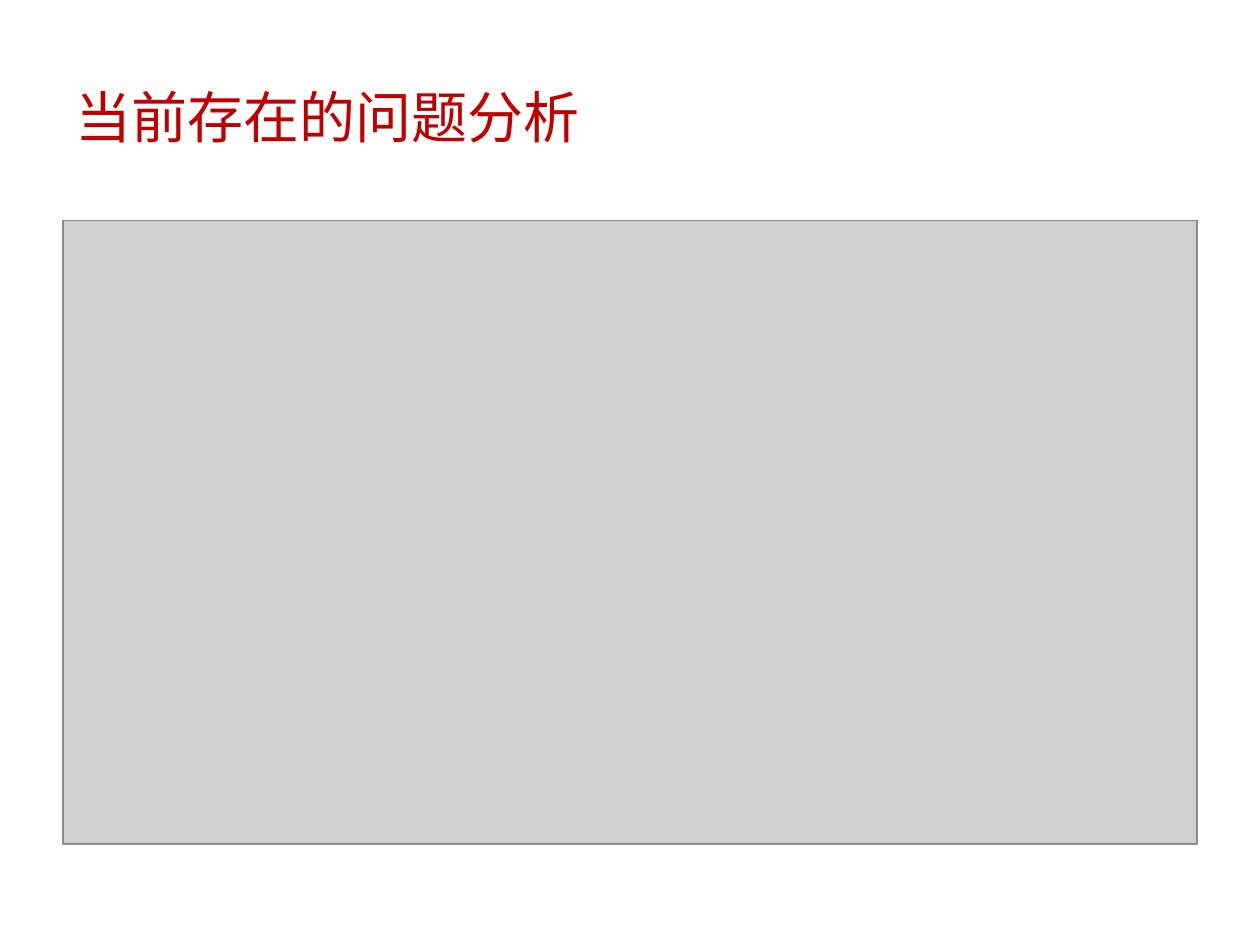
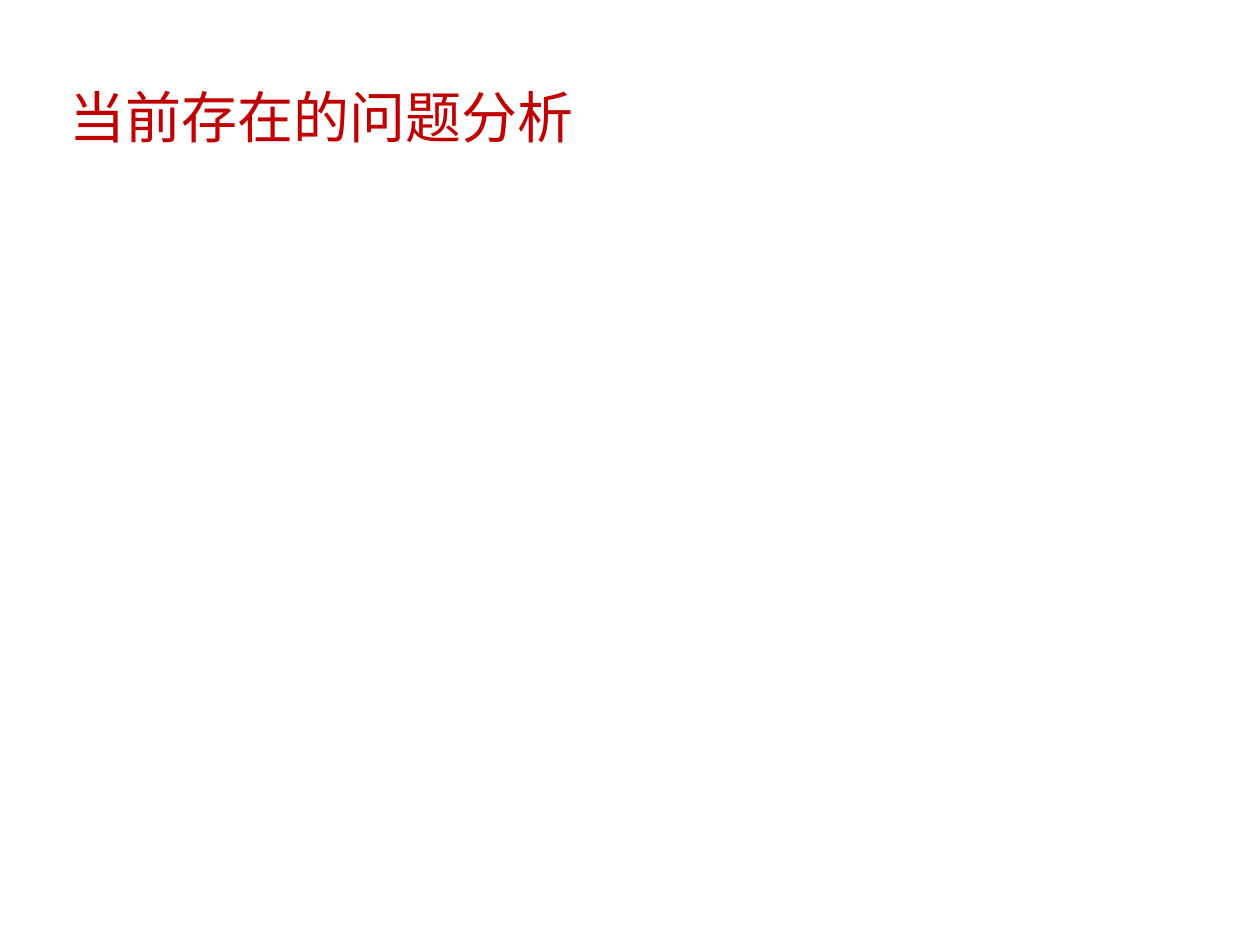
Before and after one commit to little-cui/sc-tester, a slide deck: slide 5 of doc/analysis.ppt. Drawn at 1260x945 pixels with LibreOffice and Linux fonts; fonts in the diff are those of the drawing; grey boxes stand for pictures. Boxes give left, top, right and bottom in pixels: in the first picture for what was removed or moved away, otherwise in the second. Text is boxed around its words. In the diff, an @@ line names an element or a change of style, - is before the commit and + after.

```diff
--- a/doc/analysis.ppt
+++ b/doc/analysis.ppt
@@ title "当前存在的问题分析": place and size @@
-title "当前存在的问题分析" at box(76, 91, 580, 143)
+title "当前存在的问题分析" at box(69, 91, 573, 143)
@@ picture removed at box(63, 220, 1197, 844) @@
```
Also in this commit, not shown: 5 other slides changed.
